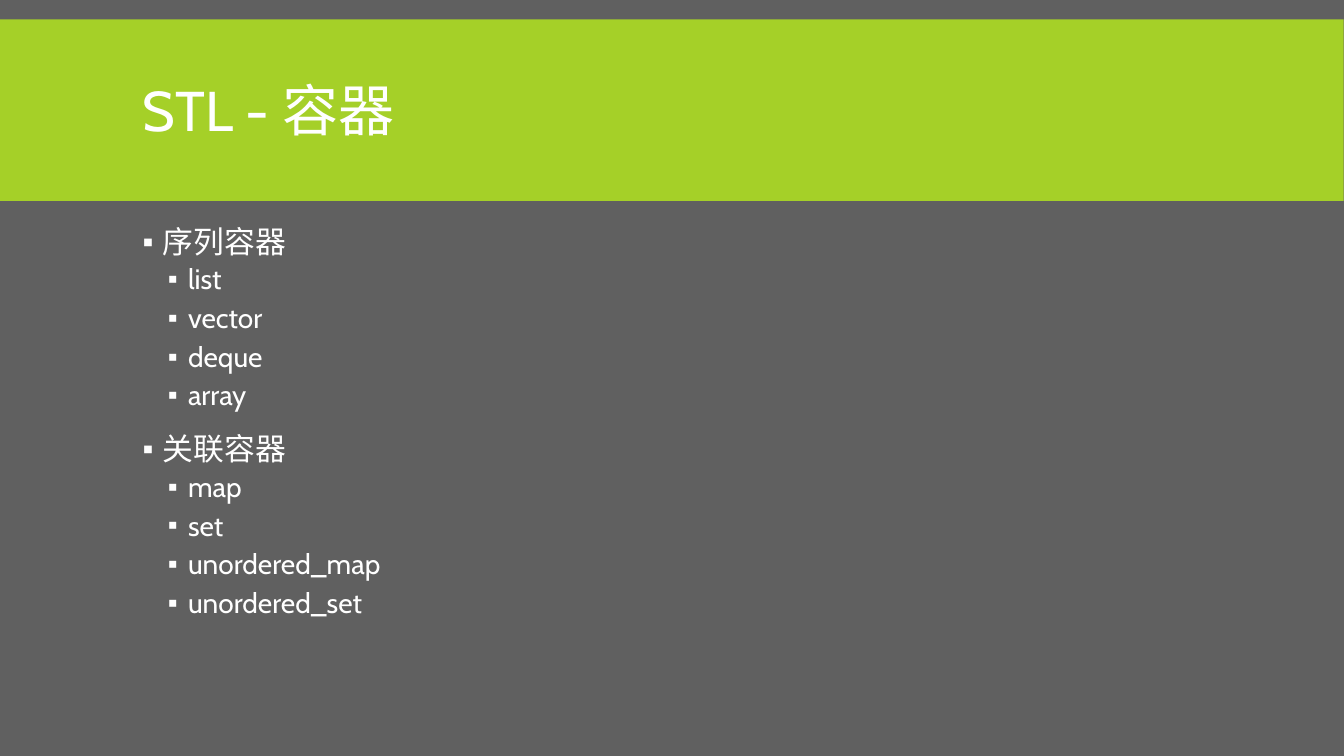
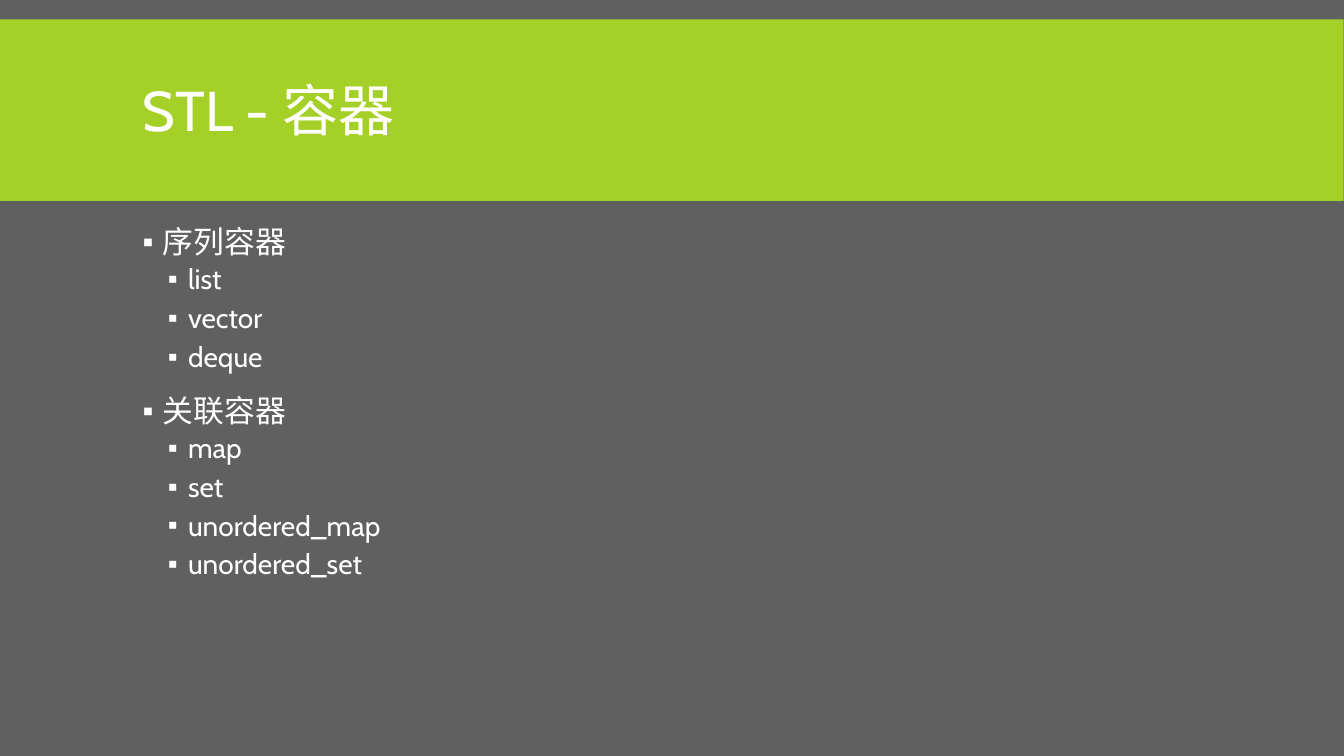
Before and after one commit to albertclass/Lessons, a slide deck: slide 48 of advance c++/courseware.pptx. Drawn at 1344x756 pixels with LibreOffice and Linux fonts; fonts in the diff are those of the drawing. Boxes give left, top, right and bottom in pixels: in the first picture for what was removed or moved away, otherwise in the second. Text is boxed around its words. In the diff, an @@ line names an element or a change of style, - is before the commit and + after.

```diff
--- a/advance c++/courseware.pptx
+++ b/advance c++/courseware.pptx
@@ text at box(188, 391, 246, 412): paragraph removed @@
-  ▪ array
```
Also in this commit, not shown: 4 other slides changed, 12 slides added, 2 other files.
